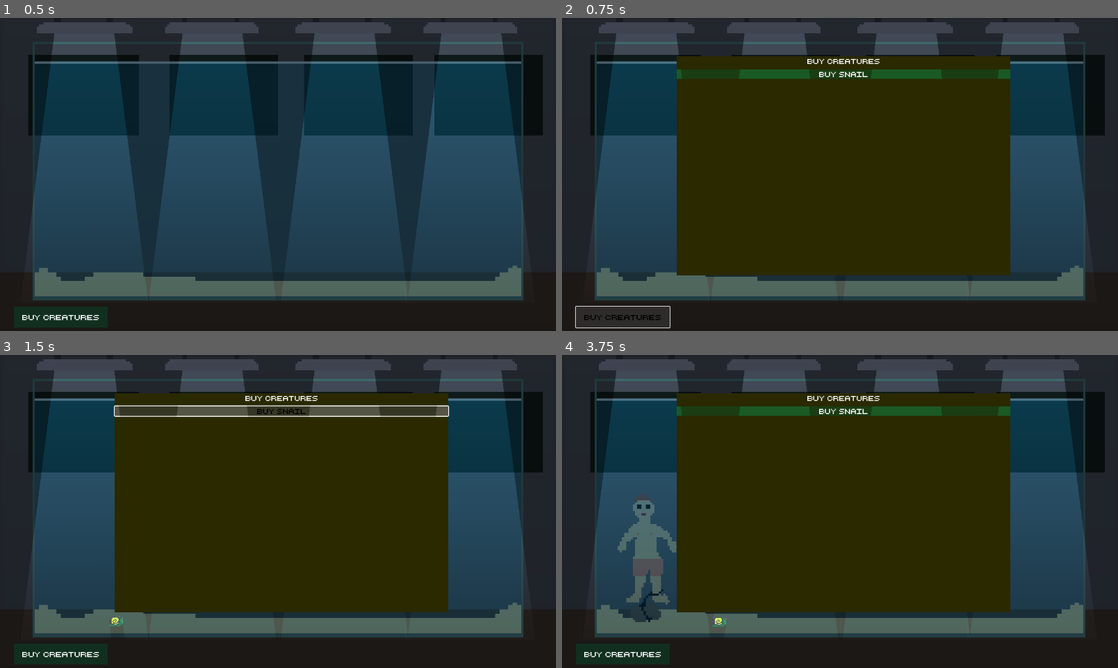
Above: before the commit, frames 1-4 (two rows, left to right).
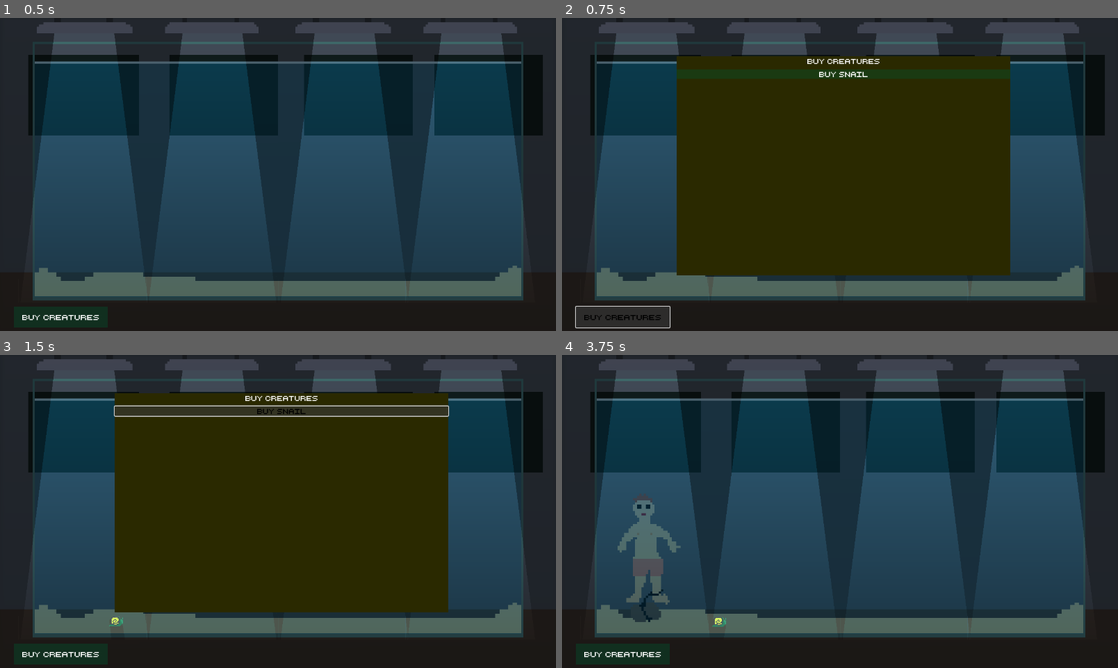
Above: after the commit, the same moments.

Repository: adrientremblay/ld56
Game: Godot game, scene res://scenes/game_screen.tscn
The game is run twice, just before and just after one commit, with the same random seed, the same clock (stepped at 60 frames per second) and the same inputs.
Inputs:
- Up to frame 1 (0.5 s): no input
- Up to frame 2 (0.75 s): click "Buy Creatures" at 0.5 s
- Up to frame 3 (1.5 s): click "buy snail" at 1.25 s
- Up to frame 4 (3.75 s): click "Buy Creatures" at 2 s; click "Buy Creatures" at 2.75 s; click "Accept" at 3.5 s

Frame 1 is identical in both runs. In frame 2, 0.8% of the frame differs, in the area x 20-81%, y 16-20%; in frame 3, 1.1%; in frame 4, 42%, in the area x 20-81%, y 12-83%.

Commit message:
Close the creature menu when the contract menu is opened

Diff:
--- a/scenes/ContractMenu.gd
+++ b/scenes/ContractMenu.gd
@@ -13,6 +13,7 @@
 var rng = RandomNumberGenerator.new()
 
 signal should_spawn_corpse(person_name, weight, reward)
+signal contract_menu_opened
 
 func _onready():
 	self.visible = false
@@ -23,6 +24,8 @@
 	# make the menu visible
 	self.visible = true
 	$NewContractTimer.stop() # TODO: remove
+
+	contract_menu_opened.emit()
 
 func generateNewContract():
 	var weight = snapped(rng.randf_range(LOWER_WEIGHT_BOUND, UPPER_WEIGHT_BOUND), 0.01)
--- a/scenes/UI.gd
+++ b/scenes/UI.gd
@@ -7,3 +7,8 @@
 
 func _on_creature_button_pressed() -> void:
 	creature_menu.visible = !creature_menu.visible
+
+
+func _on_contract_menu_contract_menu_opened() -> void:
+	# close all other UI
+	creature_menu.visible = false
--- a/scenes/game_screen.tscn
+++ b/scenes/game_screen.tscn
@@ -137,7 +137,6 @@
 expand_icon = true
 
 [node name="CreatureMenu" type="PanelContainer" parent="UI"]
-visible = false
 light_mask = 0
 layout_mode = 0
 offset_left = 264.0
@@ -162,6 +161,7 @@
 vertical_scroll_mode = 2
 
 [node name="BuySnail" type="Button" parent="UI/CreatureMenu/BoxContainer"]
+light_mask = 0
 layout_mode = 2
 theme = ExtResource("4_gs2f0")
 text = "buy snail"
@@ -241,5 +241,6 @@
 
 [connection signal="pressed" from="UI/CreatureButton" to="UI" method="_on_creature_button_pressed"]
 [connection signal="pressed" from="UI/CreatureMenu/BoxContainer/BuySnail" to="." method="_on_buy_snail_pressed"]
+[connection signal="contract_menu_opened" from="UI/ContractMenu" to="UI" method="_on_contract_menu_contract_menu_opened"]
 [connection signal="should_spawn_corpse" from="UI/ContractMenu" to="." method="_on_contract_menu_should_spawn_corpse"]
 [connection signal="timeout" from="UI/ContractMenu/NewContractTimer" to="UI/ContractMenu" method="_on_new_contract_timer_timeout"]
--- a/scripts/land_creature.gd
+++ b/scripts/land_creature.gd
@@ -63,6 +63,5 @@
 	set_movement_target(target_pos)
 
 func set_target(corpse):
-	print("Finding corpse!!!!")
 	self.target_corpse = corpse
 	set_movement_target(corpse.position)
